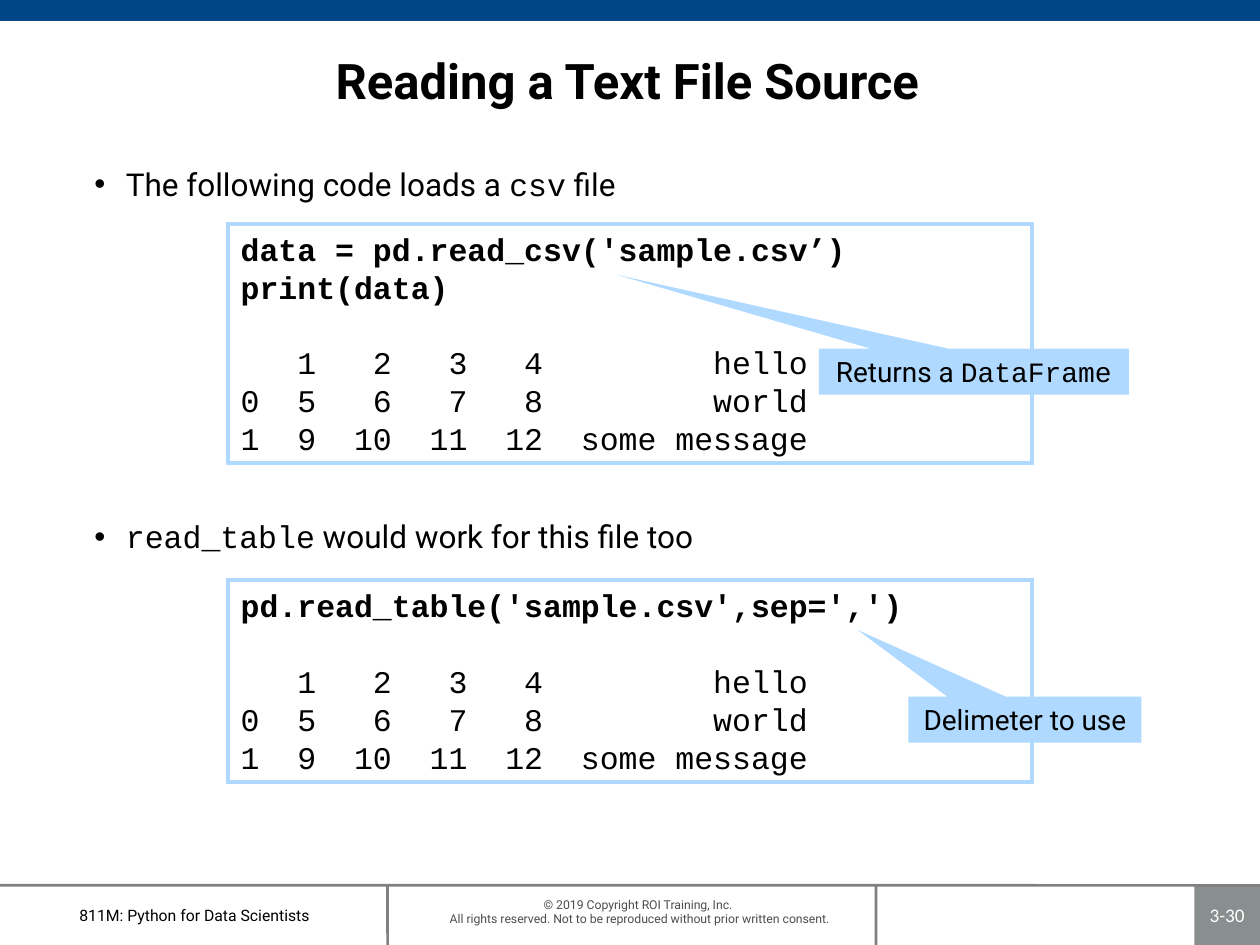
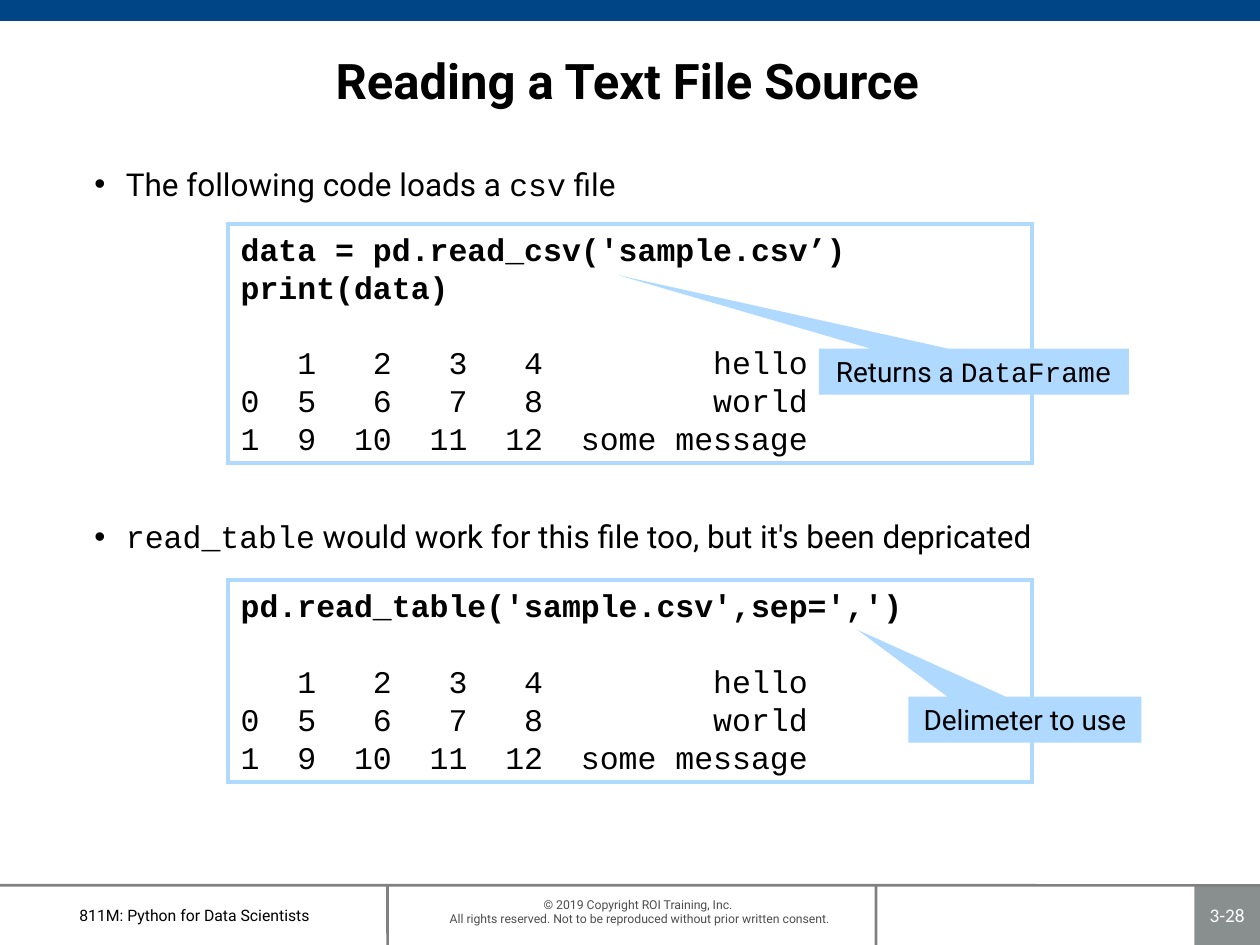
Before and after one commit to roitraining/PythonProgram, a slide deck: slide 28 of Day3-Pandas/Ch03-Pandas.pptx (slide 30 before the commit). Drawn at 1260x945 pixels with LibreOffice and Linux fonts; fonts in the diff are those of the drawing; background and template pictures are left out. Boxes give left, top, right and bottom in pixels: in the first picture for what was removed or moved away, otherwise in the second. Text is boxed around its words. In the diff, an @@ line names an element or a change of style, - is before the commit and + after.

```diff
--- a/Day3-Pandas/Ch03-Pandas.pptx
+++ b/Day3-Pandas/Ch03-Pandas.pptx
@@ text at (x1=126, y1=524, x2=1032, y2=555): text changed @@
-• read_table would work for this file too
+• read_table would work for this file too, but it's been depricated
@@ page number at (x1=1210, y1=909, x2=1245, y2=922): text changed @@
-3-30
+3-28
```
Also in this commit, not shown: 7 other slides changed, 2 slides removed, 1 other file.
